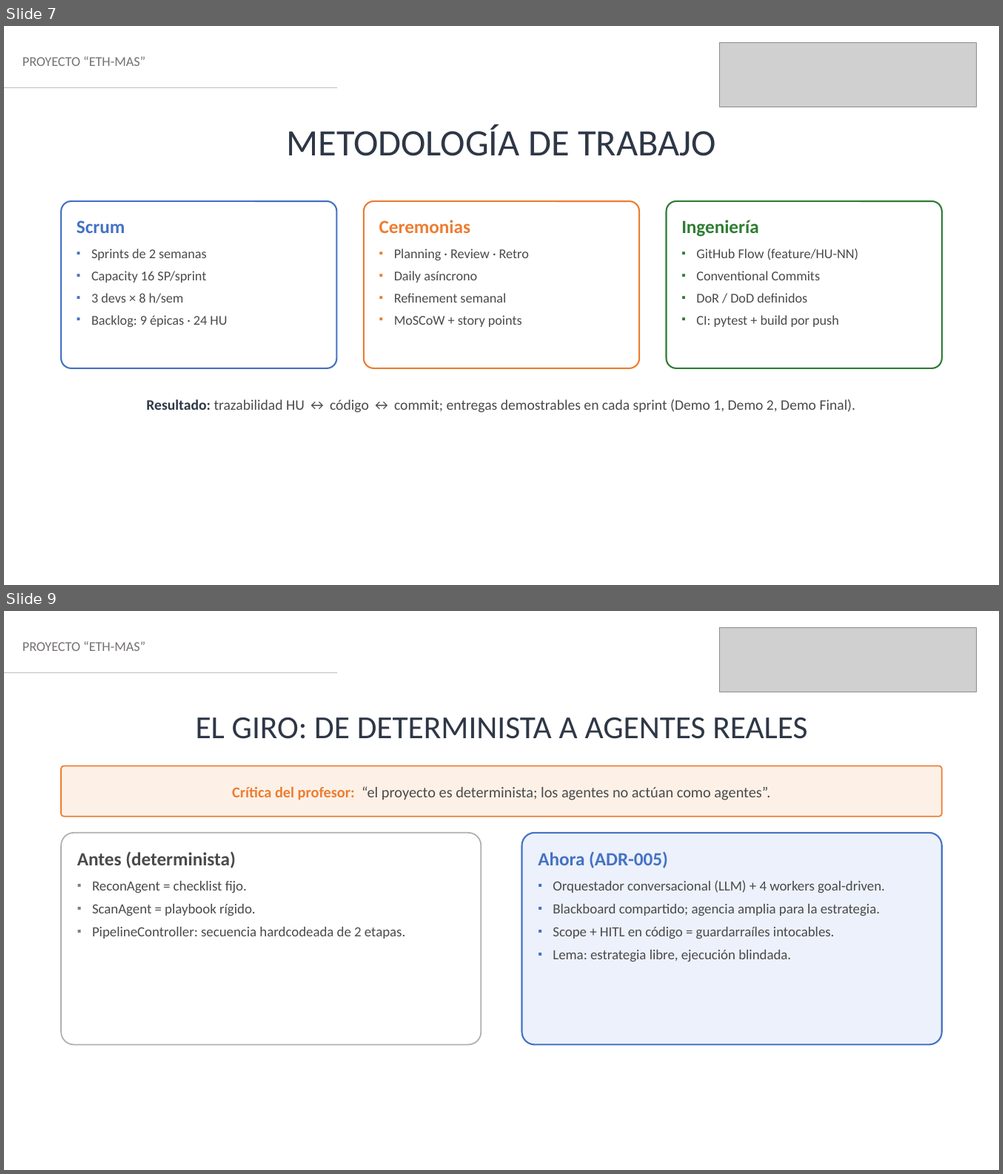
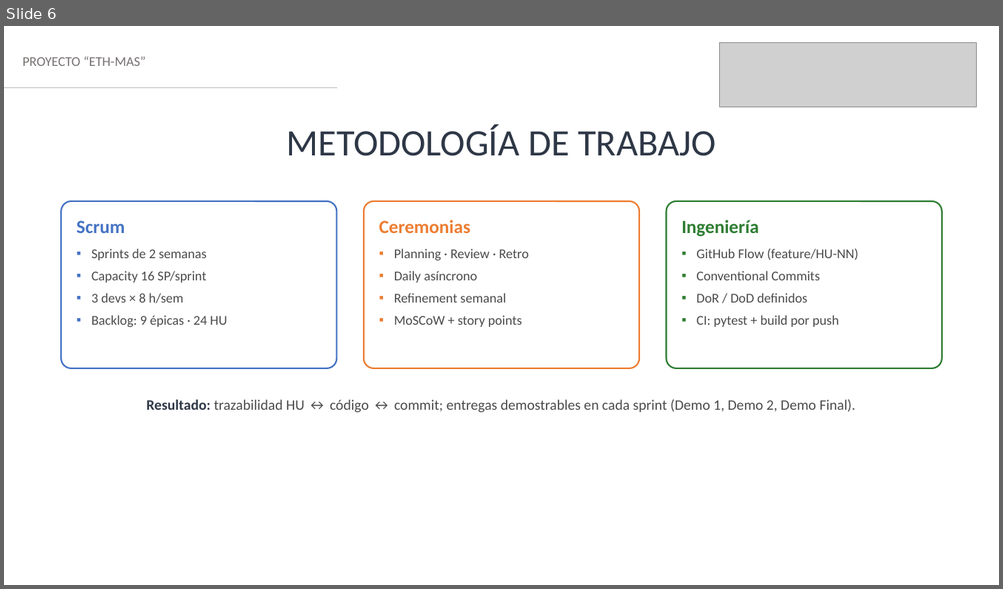
Before and after one commit to rodrigosantibanez1/Capstone, a slide deck: Fase 3/Evidencias Grupales/ETH-MAS_Presentacion_Final_Capstone.pptx. Shown one above the other, each under a label of ours: slides 7 and 9 before the commit, slide 6 after it; the slides between them are not shown. The pictures are 1003x1174 and 1003x589 pixels, drawn with LibreOffice and Linux fonts; fonts in the diff are those of the drawing; grey boxes stand for pictures. Boxes give left, top, right and bottom in pixels: in the first picture for what was removed or moved away, otherwise in the second. Text is boxed around its words. In the diff, an @@ line names an element or a change of style, - is before the commit and + after.

```diff
--- a/Fase 3/Evidencias Grupales/ETH-MAS_Presentacion_Final_Capstone.pptx
+++ b/Fase 3/Evidencias Grupales/ETH-MAS_Presentacion_Final_Capstone.pptx
@@ slide 9 removed at (4, 611, 999, 1170), background #FFFFFF @@
@@ picture removed at (720, 628, 976, 692) @@
@@ text removed at (22, 641, 145, 651) @@
-PROYECTO “ETH-MAS”
@@ elbow line removed from (4, 673) to (338, 673) @@
@@ text removed at (196, 718, 807, 739) @@
-EL GIRO: DE DETERMINISTA A AGENTES REALES
@@ rounded rectangle removed at (62, 766, 942, 817) @@
-Crítica del profesor: “el proyecto es determinista; los agentes no actúan como agentes”.
@@ rounded rectangle removed at (62, 832, 481, 1045) @@
-Antes (determinista)
-▪ ReconAgent = checklist fijo.
-▪ ScanAgent = playbook rígido.
-▪ PipelineController: secuencia hardcodeada de 2 etapas.
@@ rounded rectangle removed at (522, 832, 942, 1045) @@
-Ahora (ADR-005)
-▪ Orquestador conversacional (LLM) + 4 workers goal-driven.
-▪ Blackboard compartido; agencia amplia para la estrategia.
-▪ Scope + HITL en código = guardarraíles intocables.
-▪ Lema: estrategia libre, ejecución blindada.
@@ what was slide 7 is now slide 6 @@
@@ slide 6 changed as well @@
@@ less space between paragraphs; more space between paragraphs in 3 elements at (62, 201, 337, 369), (364, 201, 639, 369), (666, 201, 941, 369) @@
```
Also in this commit, not shown: 15 other slides changed, 2 slides added, 7 other slides removed.
